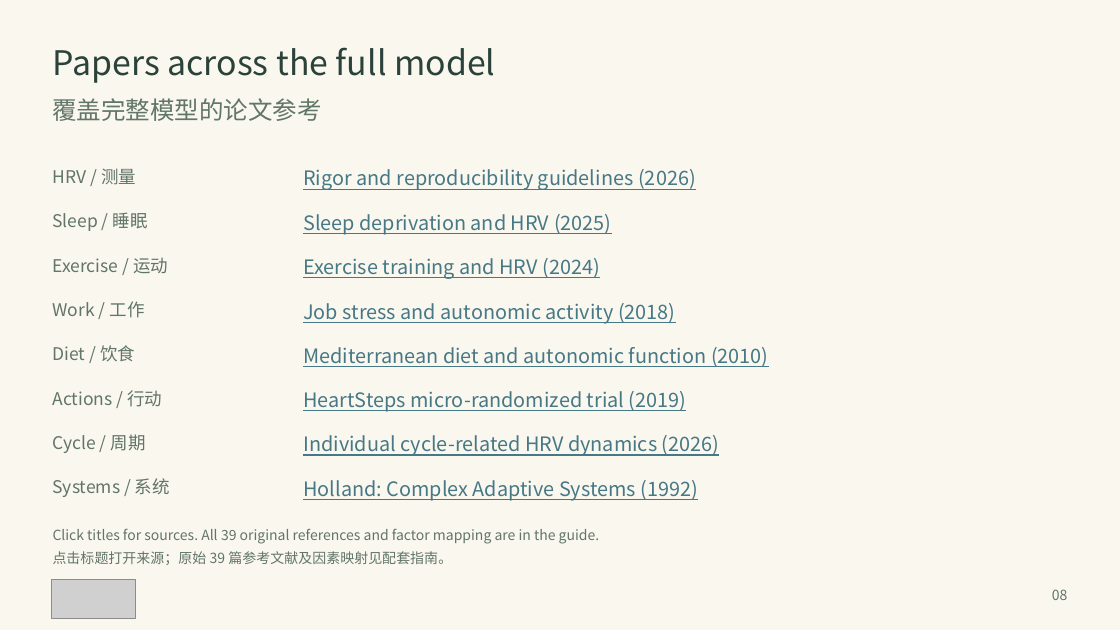
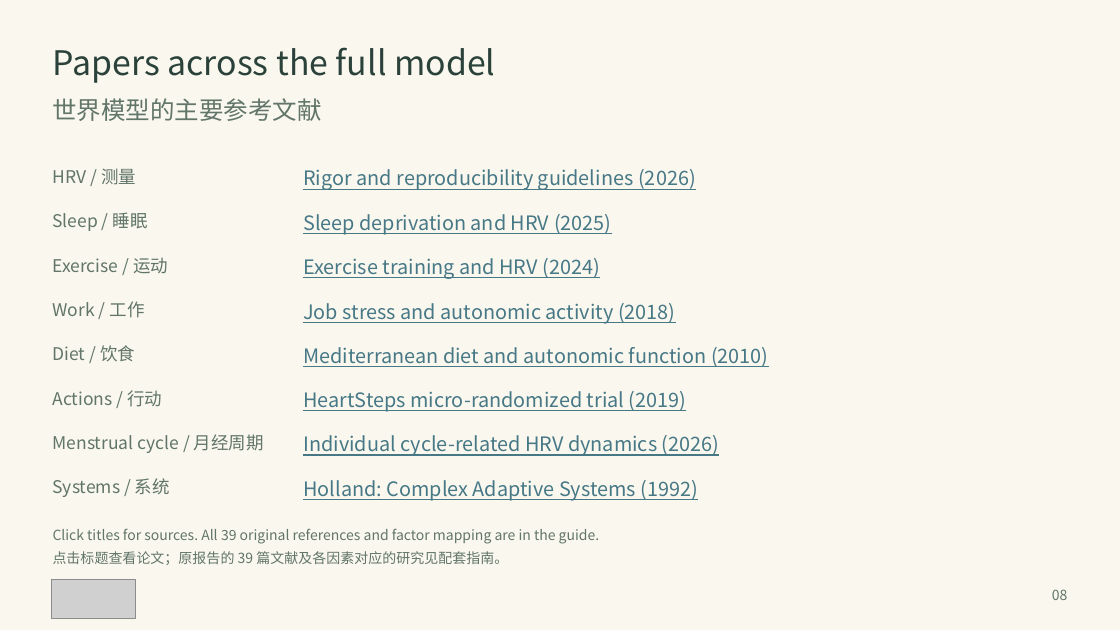
Before and after one commit to DiamondCao1996/mond-phone-preview, a slide deck: slide 8 of docs/demo/MOND_Adaptive_System_EN_ZH.pptx. Drawn at 1120x630 pixels with LibreOffice and Linux fonts; fonts in the diff are those of the drawing; grey boxes stand for pictures. Boxes give left, top, right and bottom in pixels: in the first picture for what was removed or moved away, otherwise in the second. Text is boxed around its words. In the diff, an @@ line names an element or a change of style, - is before the commit and + after.

Commit message:
Polish Chinese presentation wording and clarify menstrual-cycle terminology

```diff
--- a/docs/demo/MOND_Adaptive_System_EN_ZH.pptx
+++ b/docs/demo/MOND_Adaptive_System_EN_ZH.pptx
@@ text at (x1=52, y1=98, x2=321, y2=121): text changed @@
-覆盖完整模型的论文参考
+世界模型的主要参考文献
@@ text at (x1=52, y1=434, x2=264, y2=453): text changed @@
-Cycle / 周期
+Menstrual cycle / 月经周期
@@ text at (x1=53, y1=551, x2=508, y2=565): text changed @@
-点击标题打开来源；原始 39 篇参考文献及因素映射见配套指南。
+点击标题查看论文；原报告的 39 篇文献及各因素对应的研究见配套指南。
```
Also in this commit, not shown: 6 other slides changed, 3 other files.
